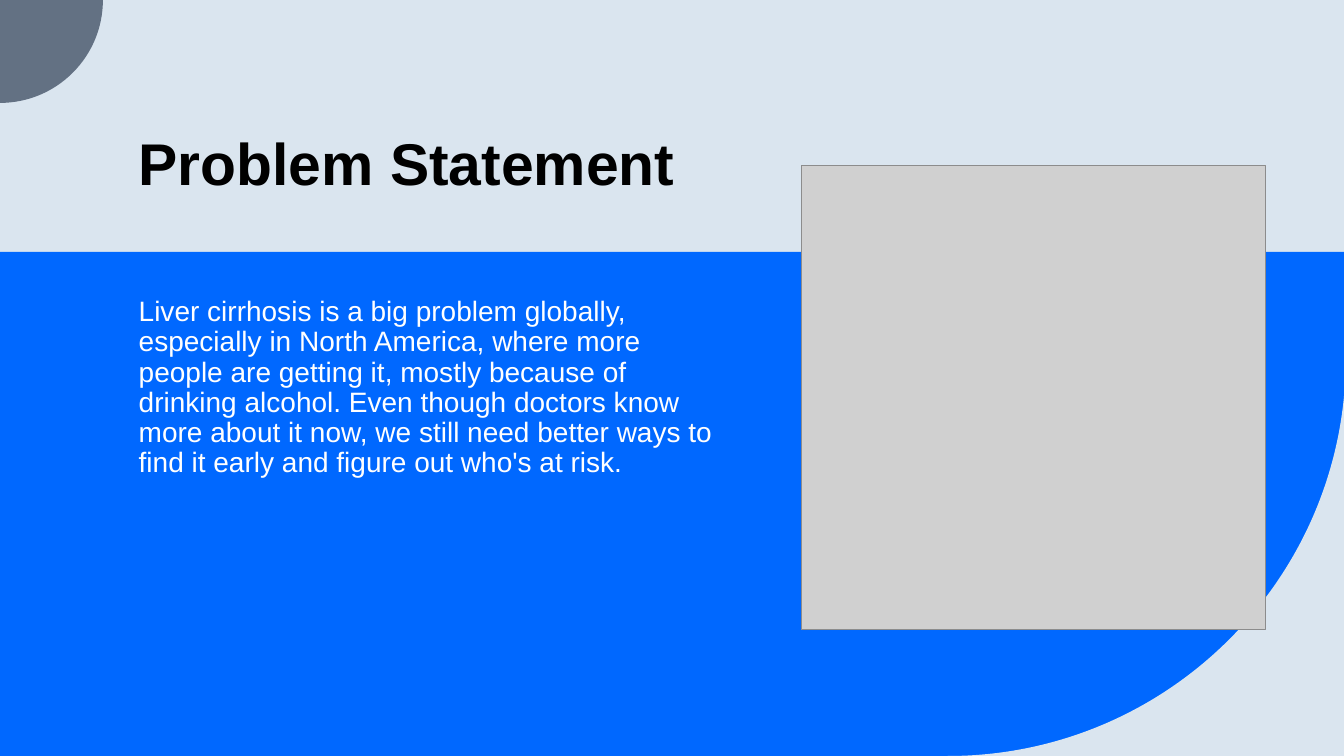
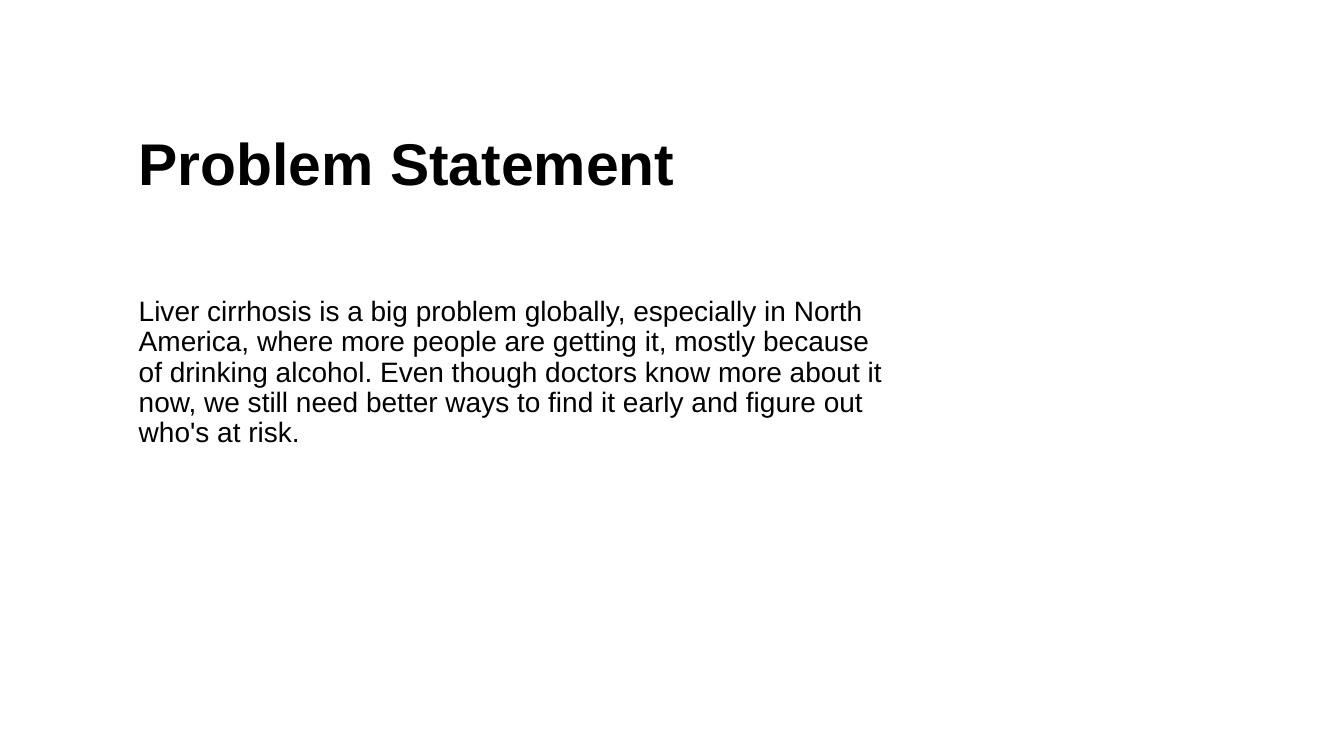
Before and after one commit to aslucky0143/final-year-project, a slide deck: slide 5 of Liver Cirrhosis Prediction System.pptx (slide 6 before the commit). Drawn at 1344x756 pixels with LibreOffice and Linux fonts; fonts in the diff are those of the drawing; grey boxes stand for pictures. Boxes give left, top, right and bottom in pixels: in the first picture for what was removed or moved away, otherwise in the second. Text is boxed around its words. In the diff, an @@ line names an element or a change of style, - is before the commit and + after.

```diff
--- a/Liver Cirrhosis Prediction System.pptx
+++ b/Liver Cirrhosis Prediction System.pptx
@@ background #DAE5EF to #FFFFFF @@
@@ freeform shape removed at (x1=0, y1=0, x2=103, y2=103) @@
@@ picture removed at (x1=802, y1=165, x2=1266, y2=630) @@
@@ rectangle removed at (x1=0, y1=252, x2=1344, y2=756) @@
@@ text "Liver cirrhosis is a big ..." at (x1=139, y1=300, x2=882, y2=443): text colour #FFFFFF to #000000 @@
@@ freeform shape removed at (x1=948, y1=358, x2=1344, y2=756) @@
```
Also in this commit, not shown: 15 other slides changed, 4 slides added, 6 slides removed, 2 other files.
